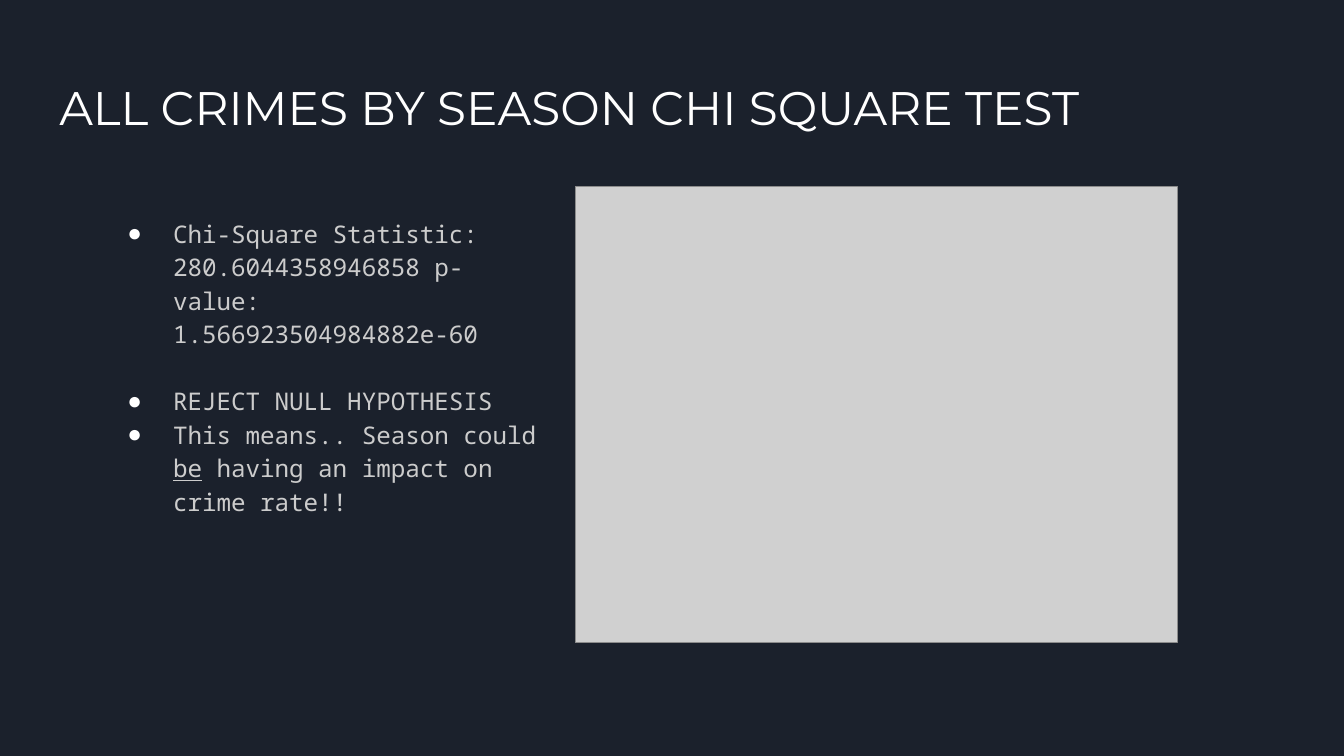
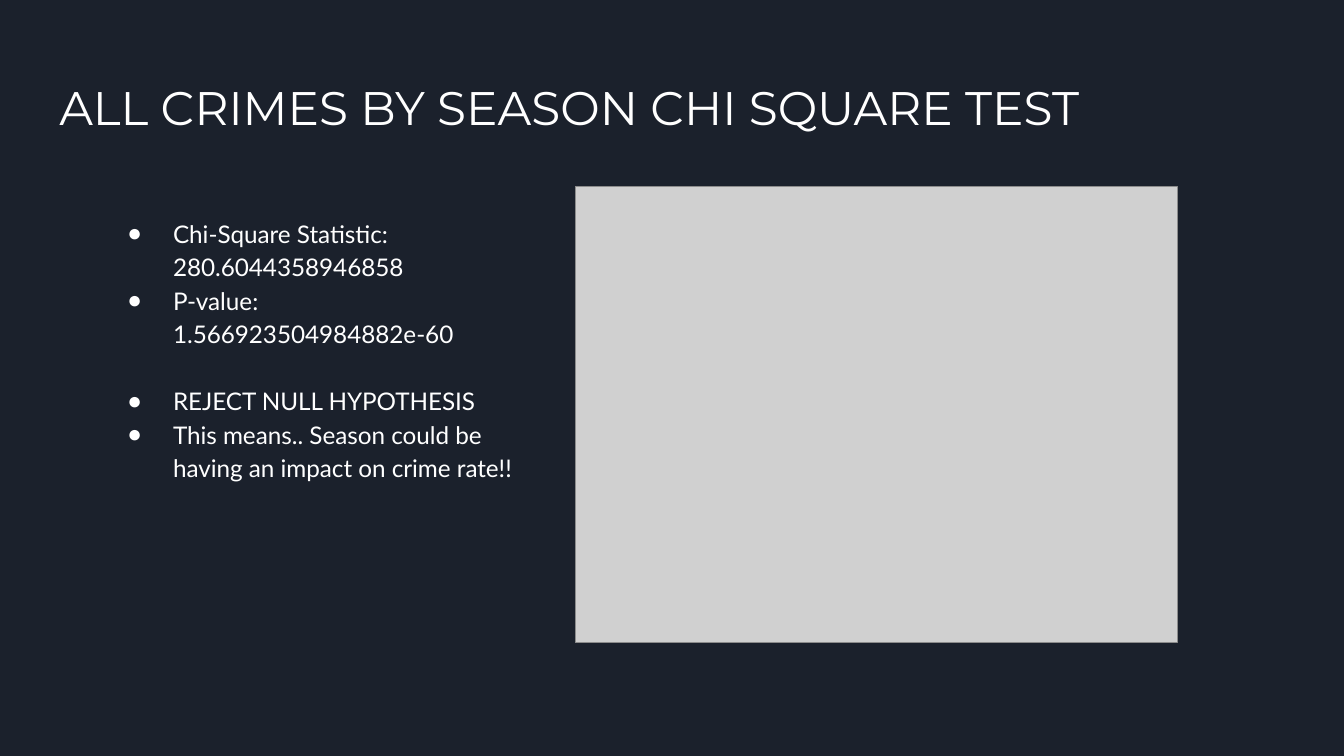
Before and after one commit to oddtexan/Project-1, a slide deck: slide 8 of Project 1 Presentation Final.pptx. Drawn at 1344x756 pixels with LibreOffice and Linux fonts; fonts in the diff are those of the drawing; grey boxes stand for pictures. Boxes give left, top, right and bottom in pixels: in the first picture for what was removed or moved away, otherwise in the second. Text is boxed around its words. In the diff, an @@ line names an element or a change of style, - is before the commit and + after.

```diff
--- a/Project 1 Presentation Final.pptx
+++ b/Project 1 Presentation Final.pptx
@@ text at <box>173,225,453,343</box>: text changed; font Noto Sans Mono to Lato; text colour #CCCCCC to #FFFFFF @@
-● Chi-Square Statistic: 280.6044358946858 p-value: 1.566923504984882e-60
+● Chi-Square Statistic: 280.6044358946858
+● P-value: 1.566923504984882e-60
@@ text at <box>173,392,512,482</box>: font Noto Sans Mono to Lato, text colour #CCCCCC to #FFFFFF in "REJECT NULL HYPOTHESIS", "This means.. Season could be having an ..."; underline off in "be" @@
```
Also in this commit, not shown: 4 other slides changed, 4 other files.
